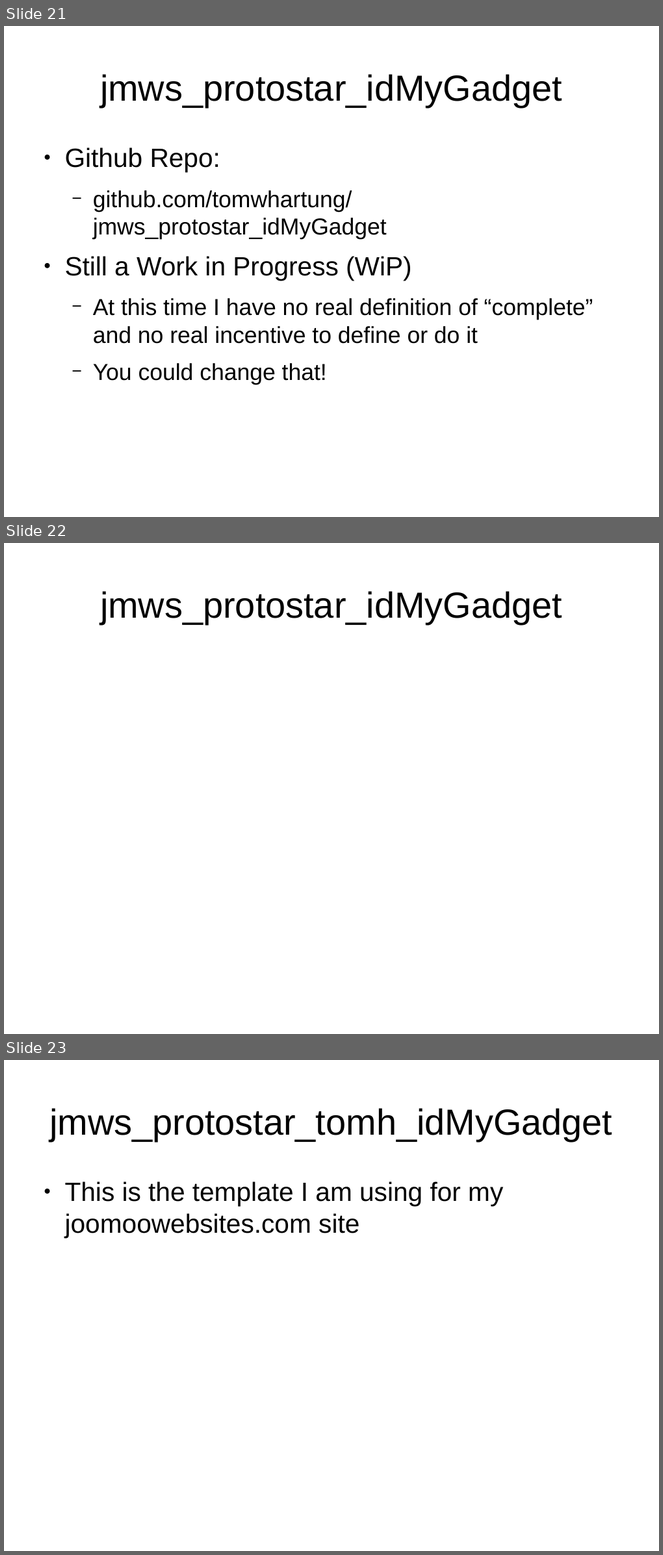
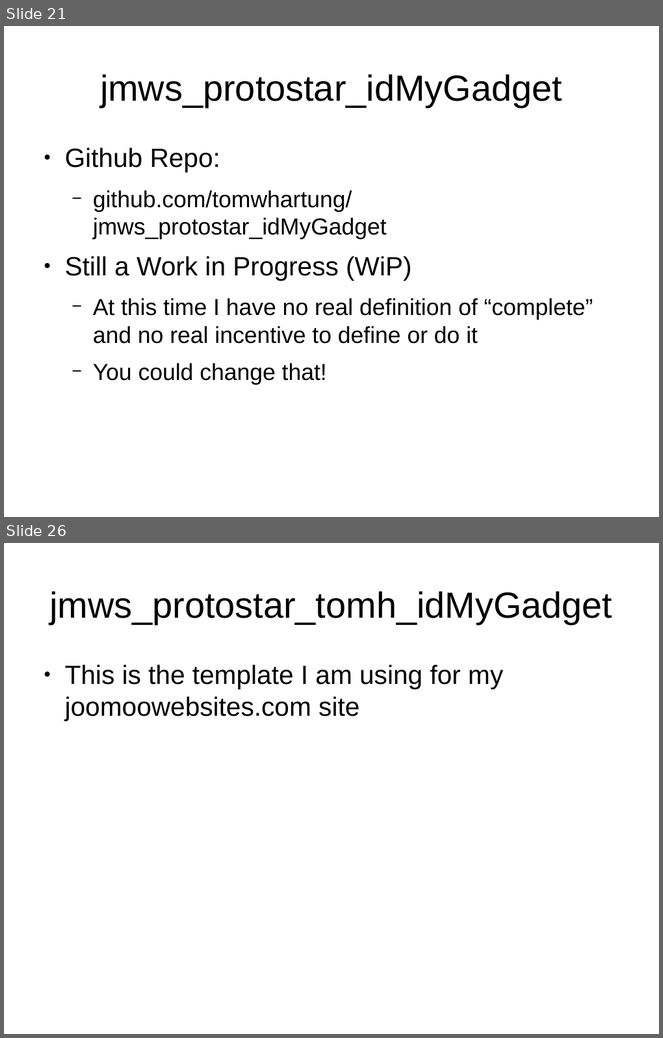
Before and after one commit to tomwhartung/jmws_accoutrements, a slide deck: presentations/2015_09-Joomla/Device_Detection-In_Protostar_and_Beez3.odp. Shown one above the other, each under a label of ours: slides 21, 22 and 23 before the commit, slides 21 and 26 after it; the slides between them are not shown. The pictures are 663x1555 and 663x1038 pixels, drawn with LibreOffice and Linux fonts; fonts in the diff are those of the drawing. Boxes give left, top, right and bottom in pixels: in the first picture for what was removed or moved away, otherwise in the second. Text is boxed around its words. In the diff, an @@ line names an element or a change of style, - is before the commit and + after.

```diff
--- a/presentations/2015_09-Joomla/Device_Detection-In_Protostar_and_Beez3.odp
+++ b/presentations/2015_09-Joomla/Device_Detection-In_Protostar_and_Beez3.odp
@@ slide 22 removed at box(4, 543, 659, 1034), background #FFFFFF @@
@@ title removed at box(100, 591, 562, 624) @@
-jmws_protostar_idMyGadget
@@ what was slide 23 is now slide 26 @@
```
Also in this commit, not shown: 2 slides changed, 4 slides added.
